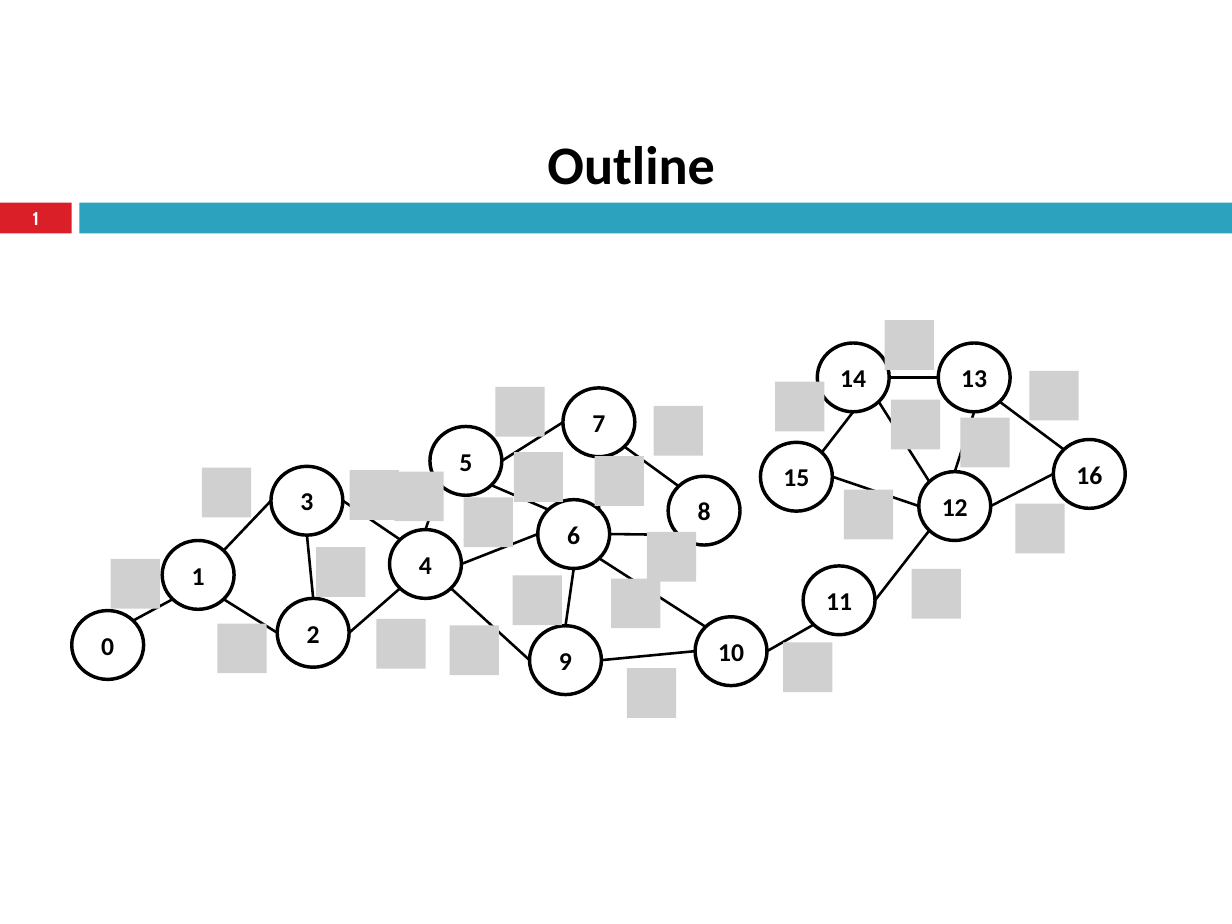
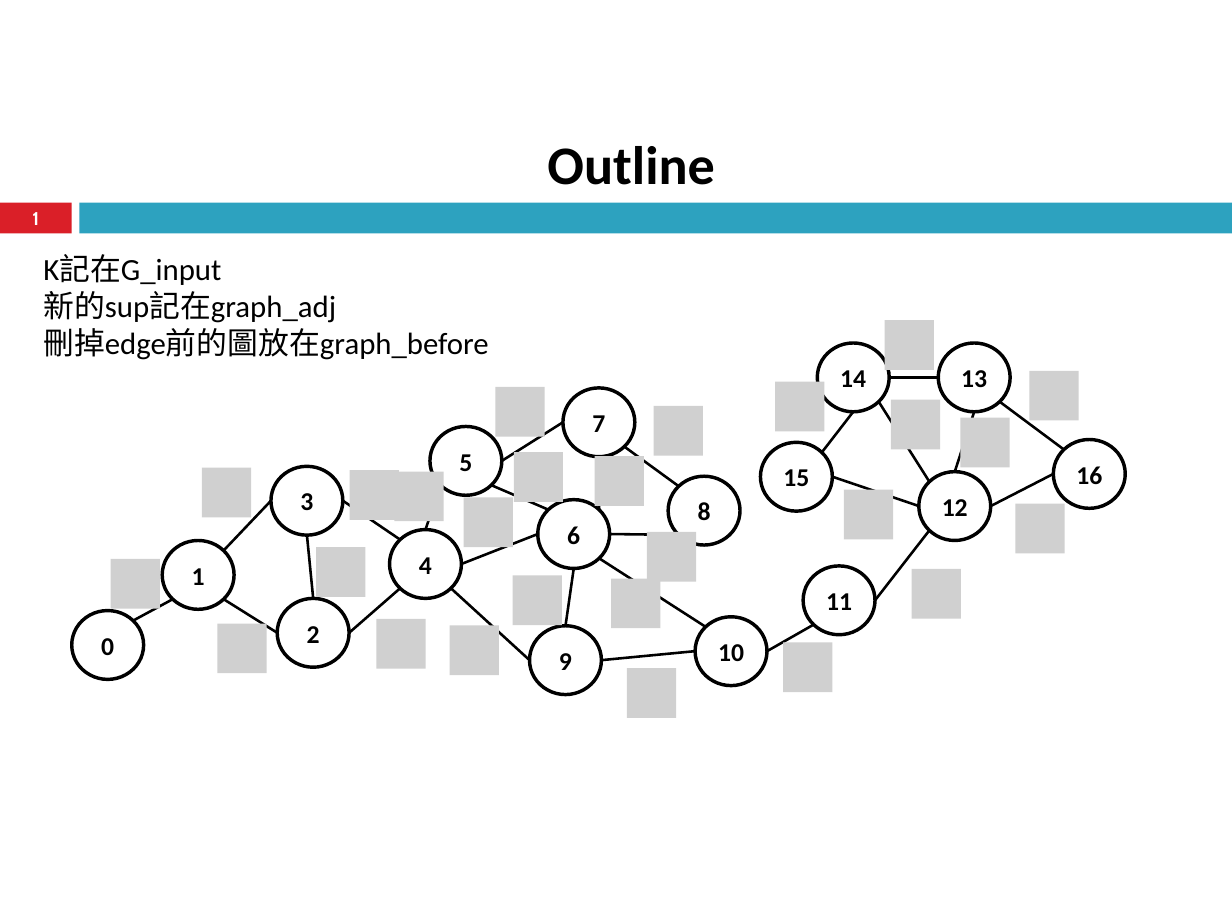
Before and after one commit to xxalenchenxx/algorithm_project, a slide deck: slide 1 of paper/[20240226][陳昱嘉][ppt][Higher-Order_Truss_Decomposition_in_Graphs].pptx. Drawn at 1232x924 pixels with LibreOffice and Linux fonts; fonts in the diff are those of the drawing; grey boxes stand for pictures; background and template pictures are left out. Boxes give left, top, right and bottom in pixels: in the first picture for what was removed or moved away, otherwise in the second. Text is boxed around its words. In the diff, an @@ line names an element or a change of style, - is before the commit and + after.

```diff
--- a/paper/[20240226][陳昱嘉][ppt][Higher-Order_Truss_Decomposition_in_Graphs].pptx
+++ b/paper/[20240226][陳昱嘉][ppt][Higher-Order_Truss_Decomposition_in_Graphs].pptx
@@ text added at box(43, 255, 488, 360), 18 pt, text #000000 @@
+K記在G_input
+新的sup記在graph_adj
+刪掉edge前的圖放在graph_before
```
Also in this commit, not shown: 4 other files.
